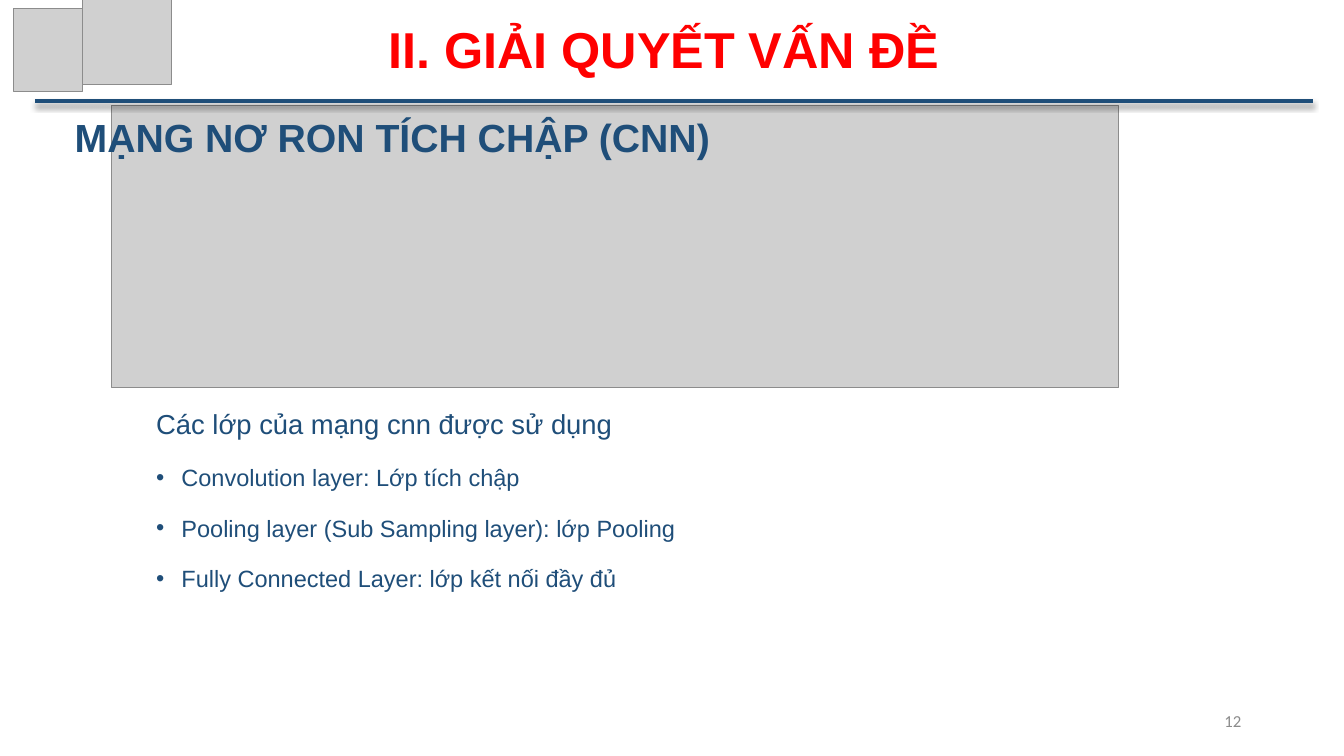
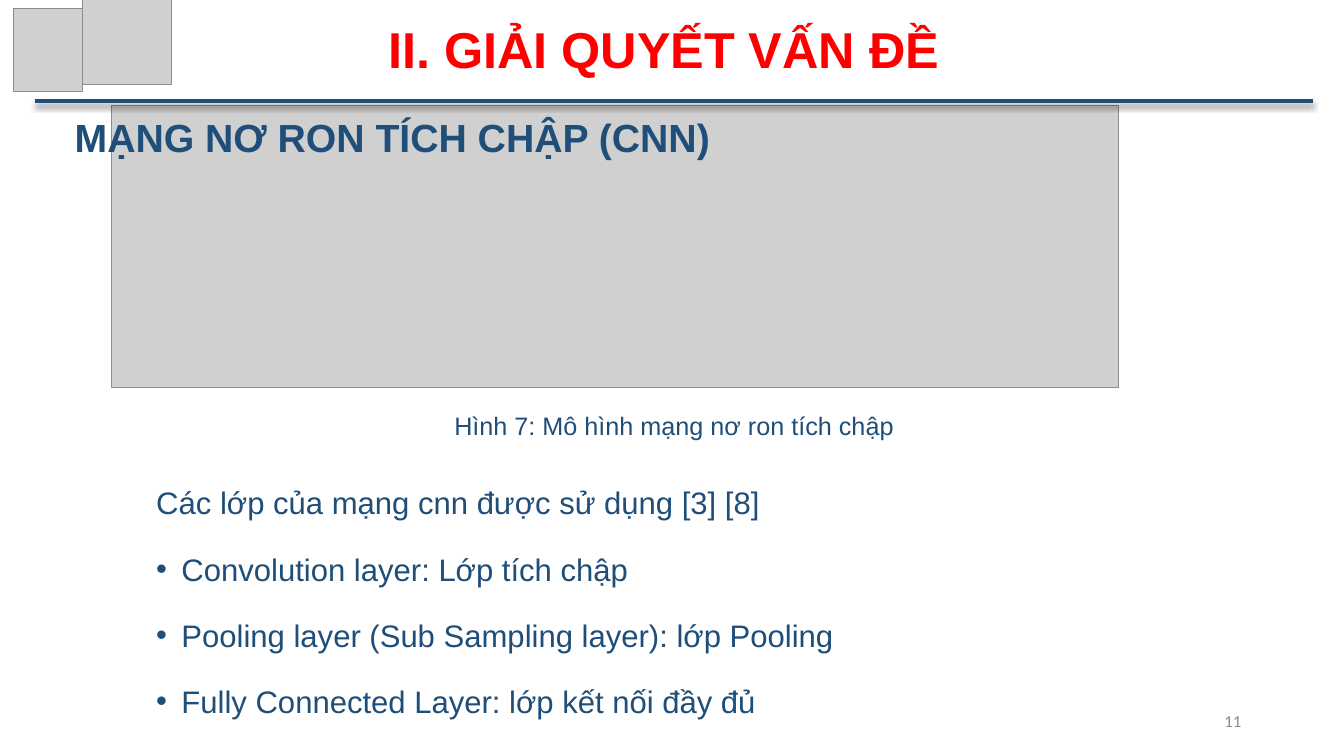
Before and after one commit to ThuTrongNguyen/Thesis, a slide deck: slide 11 of SlideBaoCao_NguyenTrongThu.pptx (slide 12 before the commit). Drawn at 1344x756 pixels with LibreOffice and Linux fonts; fonts in the diff are those of the drawing; grey boxes stand for pictures. Boxes give left, top, right and bottom in pixels: in the first picture for what was removed or moved away, otherwise in the second. Text is boxed around its words. In the diff, an @@ line names an element or a change of style, - is before the commit and + after.

```diff
--- a/SlideBaoCao_NguyenTrongThu.pptx
+++ b/SlideBaoCao_NguyenTrongThu.pptx
@@ text added at bbox=[454, 416, 894, 441], 18 pt, text #1F4E79 @@
+Hình 7: Mô hình mạng nơ ron tích chập
@@ text "Các lớp của mạng cnn ...": place and size @@
-text "Các lớp của mạng cnn ..." at bbox=[156, 413, 675, 592]
+text "Các lớp của mạng cnn ..." at bbox=[156, 490, 834, 719]
@@ text at bbox=[156, 490, 759, 521]: text changed; size 19.6 to 22.2 pt @@
-Các lớp của mạng cnn được sử dụng
+Các lớp của mạng cnn được sử dụng [3] [8]
@@ text at bbox=[181, 558, 834, 719]: size 16.8 to 22.2 pt in "Convolution layer: Lớp tích chập", "Pooling layer (Sub Sampling layer): lớp Pooling", "Fully Connected Layer: lớp kết nối đầy ..."; line spacing 1.3 to 1.4 @@
@@ page number at bbox=[1224, 716, 1241, 727]: text changed @@
-12
+11
```
Also in this commit, not shown: 13 other slides changed, 7 slides added.
